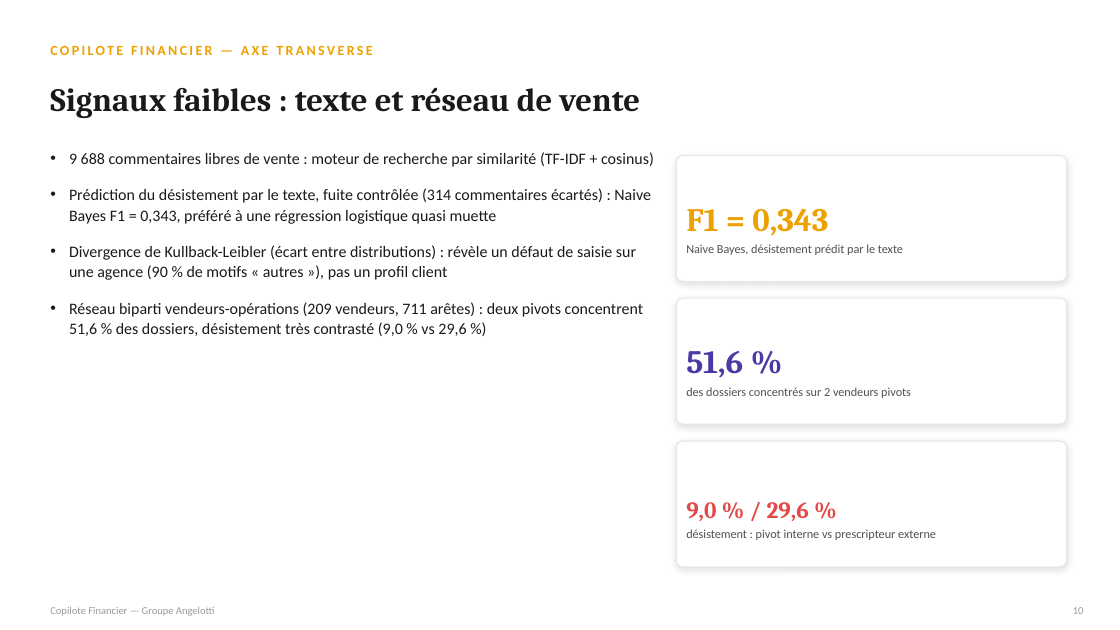
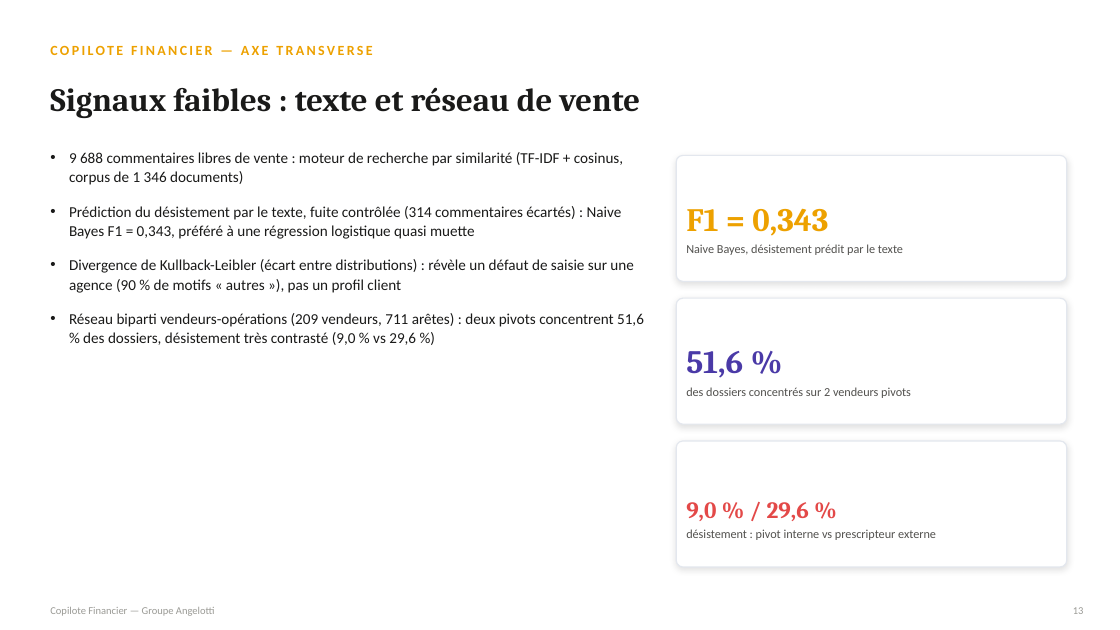
Before and after one commit to yzasmin/MemoireM2S2, a slide deck: slide 13 of soutenance_copilote_financier.pptx (slide 10 before the commit). Drawn at 1120x630 pixels with LibreOffice and Linux fonts; fonts in the diff are those of the drawing. Boxes give left, top, right and bottom in pixels: in the first picture for what was removed or moved away, otherwise in the second. Text is boxed around its words. In the diff, an @@ line names an element or a change of style, - is before the commit and + after.

```diff
--- a/soutenance_copilote_financier.pptx
+++ b/soutenance_copilote_financier.pptx
@@ text at (x1=69, y1=152, x2=623, y2=185): text changed; size 13.7 to 13 pt @@
-• 9 688 commentaires libres de vente : moteur de recherche par similarité (TF-IDF + cosinus)
+• 9 688 commentaires libres de vente : moteur de recherche par similarité (TF-IDF + cosinus, corpus de 1 346 documents)
@@ text at (x1=69, y1=206, x2=644, y2=345): size 13.7 to 13 pt in "Prédiction du désistement par le texte, fuite ...", "Divergence de Kullback-Leibler (écart entre distributions) : ...", "Réseau biparti vendeurs-opérations (209 vendeurs, 711 arêtes ..."; less space between paragraphs @@
```
Also in this commit, not shown: 9 other slides changed, 4 slides added, 1 slide removed, 3 other files.
